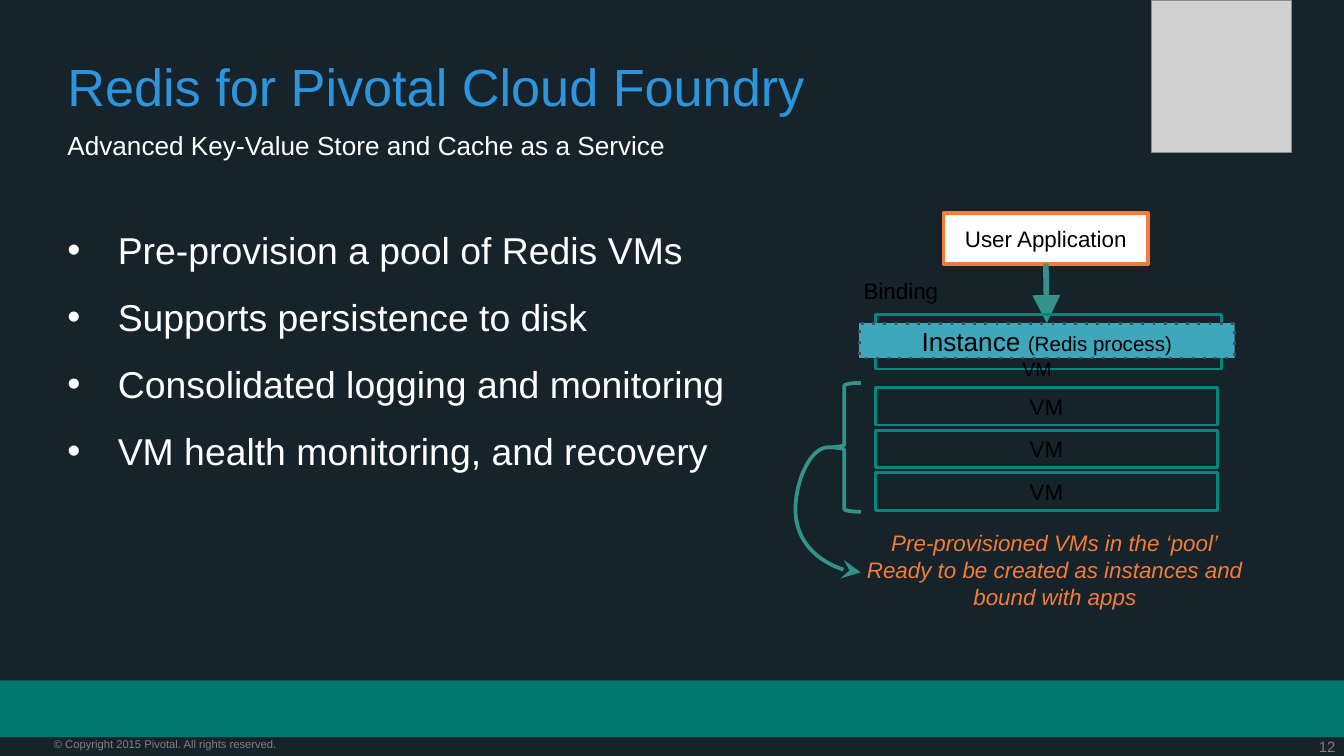
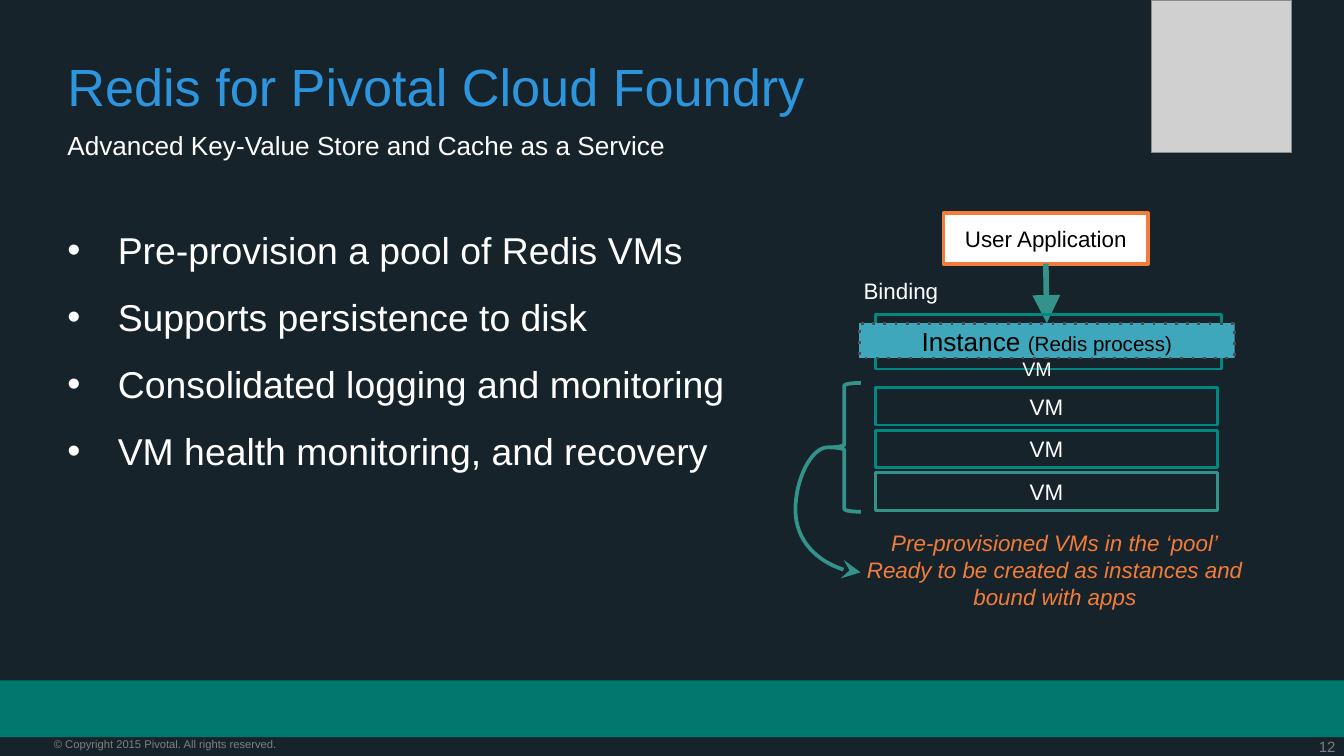
Before and after one commit to vmware-archive/PCF-Workshop-101, a slide deck: slide 12 of presentations/Session_4_Services_Overview.pptx. Drawn at 1344x756 pixels with LibreOffice and Linux fonts; fonts in the diff are those of the drawing; grey boxes stand for pictures; background and template pictures are left out. Boxes give left, top, right and bottom in pixels: in the first picture for what was removed or moved away, otherwise in the second. Text is boxed around its words. In the diff, an @@ line names an element or a change of style, - is before the commit and + after.

```diff
--- a/presentations/Session_4_Services_Overview.pptx
+++ b/presentations/Session_4_Services_Overview.pptx
@@ text colour #000000 to #FFFFFF in 4 elements at (864, 282, 939, 304), (1022, 362, 1051, 376), (876, 430, 1218, 468), (876, 387, 1218, 425) @@
@@ rectangle "VM" at (876, 473, 1218, 511): text colour #000000 to #FFFFFF; outline #008881 1.5 pt to #33928A 1.5 pt @@
```
Also in this commit, not shown: 7 other slides changed.
